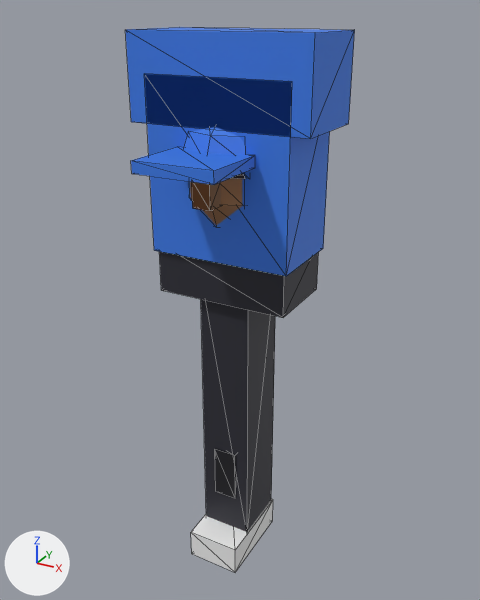
A saved change to the glTF model public/models/peds.glb.
One viewpoint serves both versions: a 50 mm camera at (0.839, -1.52, 0.648) aimed at (0.005, -0.004, -0.11). Every picture has the same lights, and +X, +Y and +Z are marked at lower left. The older version comes first. Mesh edges are drawn as thin lines.

The scene before the commit, as lines of its bpy script (objects in view):
```python
me_pedarmr = bpy.data.meshes.new('PedArmR')
me_pedarmr.from_pydata(...)  # a box spanning x -0.06..0.06, y -0.065..0.065, z -0.3..0.04, material slot 0; a box spanning x -0.05..0.05, y -0.055..0.055, z -0.58..-0.3, material slot 1; a UV sphere (6 segments, 4 rings, poles along z) spanning x -0.052..0.052, y -0.06..0.06, z -0.7..-0.56, material slot 1; a box spanning x -0.035..0.035, y -0.09..-0.07, z -0.74..-0.58, material slot 2; a box spanning x -0.028..0.028, y -0.07..-0.065, z -0.725..-0.595, material slot 3
me_pedarmr.materials.append(mat_pedtop)  # blue #3a7be8
me_pedarmr.materials.append(mat_pedskin)  # orange #c8946a
me_pedarmr.materials.append(mat_pedphone)  # black #16161c
me_pedarmr.materials.append(mat_pedscreen)  # blue #8ad8ff
me_pedheadlong = bpy.data.meshes.new('PedHeadLong')
me_pedheadlong.from_pydata(...)  # 128 vertices, 226 faces; spans x -0.152..0.152, y -0.19..0.19, z -0.05..0.43
# faces by material slot: [144, 82]
me_pedheadlong.materials.append(mat_pedskin)  # orange #c8946a
me_pedheadlong.materials.append(mat_pedhair)  # black #2a1a10
me_pedtorso = bpy.data.meshes.new('PedTorso')
me_pedtorso.from_pydata(...)  # a box spanning x -0.2..0.2, y -0.12..0.12, z 0.04..0.5, material slot 0; a box spanning x -0.25..0.25, y -0.12..0.12, z 0.38..0.6, material slot 0; a box spanning x -0.19..0.19, y -0.11..0.11, z -0.08..0.06, material slot 1
me_pedtorso.materials.append(mat_pedtop)  # blue #3a7be8
me_pedtorso.materials.append(mat_pedpants)  # dark grey #2a2a34
ob_pedarmr = bpy.data.objects.new('PedArmR', me_pedarmr)
ob_pedarmr.location = (0.0, 0.0, 0.0)
ob_pedheadlong = bpy.data.objects.new('PedHeadLong', me_pedheadlong)
ob_pedheadlong.location = (0.0, 0.0, 0.0)
ob_pedtorso = bpy.data.objects.new('PedTorso', me_pedtorso)
ob_pedtorso.location = (0.0, 0.0, 0.0)
# also in view: 'PedHeadCap' at (0.0, -0.069, 0.215); 'PedLeg' at (0.0, -0.04, -0.475)
```
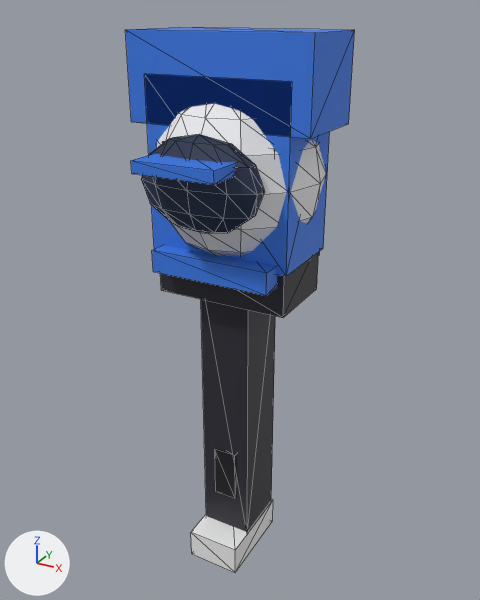
Pixel boxes (x1, y1, x2, y2) of what changed, in the pictures (480 x 600 px):
'PedHeadHelmet', added: after (141, 104, 326, 296)
    faces in mat_pedhelm (white #f2f2f4): (156, 104, 326, 256)
    faces in mat_pedvisor (dark blue #1a2a48): (141, 134, 264, 233)
    faces in mat_pedtop (blue #3a7be8): (152, 245, 320, 296)
'PedHeadWreath', added (mostly hidden): after (162, 141, 276, 153)
'PedHeadLong', unchanged, covered by the edit: before (190, 173, 246, 225)

Edits to the bpy script that builds the scene:
```text
Add mat_pedleaf:
    mat_pedleaf = principled_material('pedLeaf')
    mat_pedleaf.base_color = (0.102, 0.323, 0.0423)  # green #5a9a3a
    mat_pedleaf.roughness = 0.6
Add mat_pedhelm:
    mat_pedhelm = principled_material('pedHelm')
    mat_pedhelm.base_color = (0.888, 0.888, 0.905)  # white #f2f2f4
    mat_pedhelm.roughness = 0.6
Add mat_pedvisor:
    mat_pedvisor = principled_material('pedVisor')
    mat_pedvisor.base_color = (0.0103, 0.0232, 0.0648)  # dark blue #1a2a48
    mat_pedvisor.roughness = 0.6
Add me_pedheadwreath:
    me_pedheadwreath.from_pydata(...)  # 231 vertices, 378 faces; spans x -0.187..0.187, y -0.197..0.18, z 0.0..0.42
    # faces by material slot: [144, 66, 168]
    me_pedheadwreath.materials.append(mat_pedskin)  # orange #c8946a
    me_pedheadwreath.materials.append(mat_pedhair)  # black #2a1a10
    me_pedheadwreath.materials.append(mat_pedleaf)  # green #5a9a3a
Add me_pedheadhelmet:
    me_pedheadhelmet.from_pydata(...)  # 265 vertices, 490 faces; spans x -0.23..0.23, y -0.25..0.23, z 0.0..0.48
    # faces by material slot: [144, 66, 168, 100, 12]
    me_pedheadhelmet.materials.append(mat_pedskin)  # orange #c8946a
    me_pedheadhelmet.materials.append(mat_pedhair)  # black #2a1a10
    me_pedheadhelmet.materials.append(mat_pedhelm)  # white #f2f2f4
    me_pedheadhelmet.materials.append(mat_pedvisor)  # dark blue #1a2a48
    me_pedheadhelmet.materials.append(mat_pedtop)  # blue #3a7be8
Add ob_pedheadwreath:
    ob_pedheadwreath = bpy.data.objects.new('PedHeadWreath', me_pedheadwreath)
    ob_pedheadwreath.location = (0.0, 0.0, 0.0)
Add ob_pedheadhelmet:
    ob_pedheadhelmet = bpy.data.objects.new('PedHeadHelmet', me_pedheadhelmet)
    ob_pedheadhelmet.location = (0.0, 0.0, 0.0)
```
